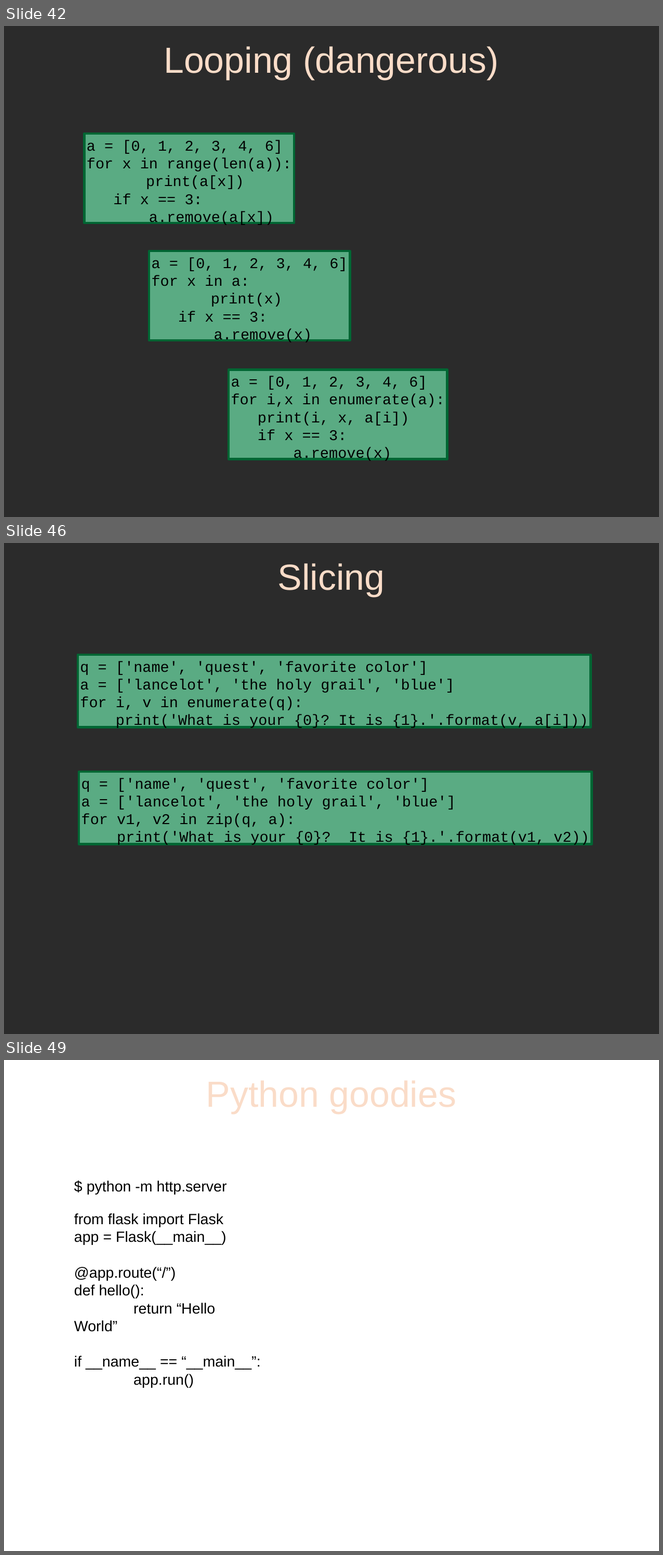
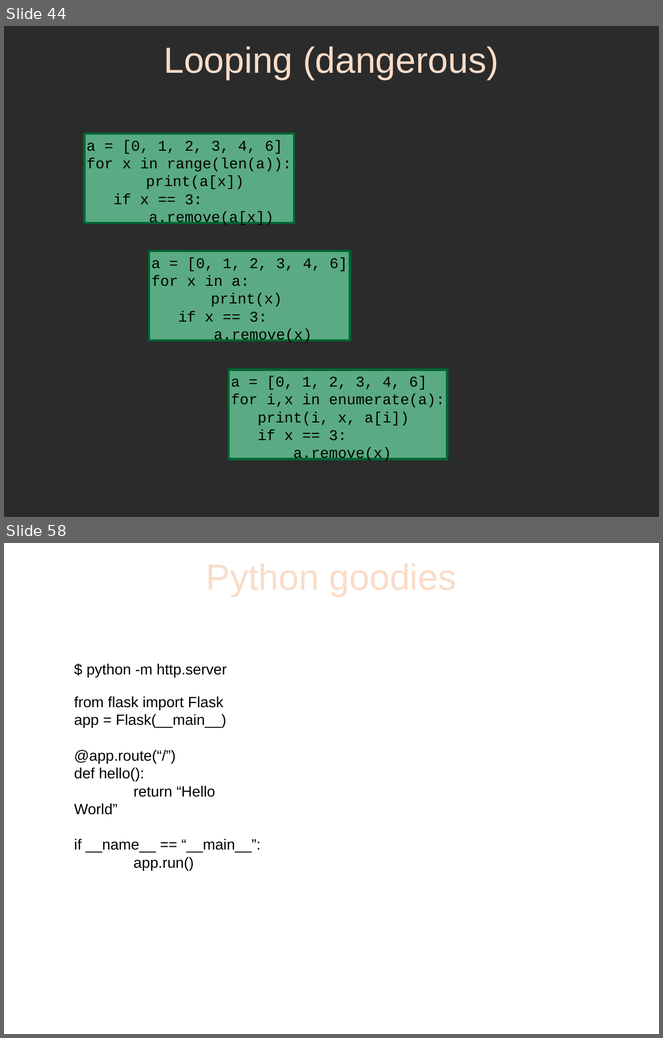
Before and after one commit to sphaero/workshops, a slide deck: PythonFu/presentation.odp. Shown one above the other, each under a label of ours: slides 42, 46 and 49 before the commit, slides 44 and 58 after it; the slides between them are not shown. The pictures are 663x1555 and 663x1038 pixels, drawn with LibreOffice and Linux fonts; fonts in the diff are those of the drawing; background and template pictures are left out; a plain dark background stands for a picture behind light text. Boxes give left, top, right and bottom in pixels: in the first picture for what was removed or moved away, otherwise in the second. Text is boxed around its words. In the diff, an @@ line names an element or a change of style, - is before the commit and + after.

```diff
--- a/PythonFu/presentation.odp
+++ b/PythonFu/presentation.odp
@@ slide 46 removed at box(4, 543, 659, 1034), background picture (left out) @@
@@ title removed at box(278, 563, 385, 597) @@
-Slicing
@@ rectangle removed at box(78, 655, 591, 727) @@
-q = ['name', 'quest', 'favorite color']
-a = ['lancelot', 'the holy grail', 'blue']
-for i, v in enumerate(q):
-print('What is your {0}? It is {1}.'.format(v, a[i]))
@@ rectangle removed at box(79, 772, 592, 845) @@
-q = ['name', 'quest', 'favorite color']
-a = ['lancelot', 'the holy grail', 'blue']
-for v1, v2 in zip(q, a):
-print('What is your {0}? It is {1}.'.format(v1, v2))
@@ what was slide 42 is now slide 44 @@
@@ what was slide 49 is now slide 58 @@
```
Also in this commit, not shown: 9 slides changed, 10 slides added, 2 other files.
